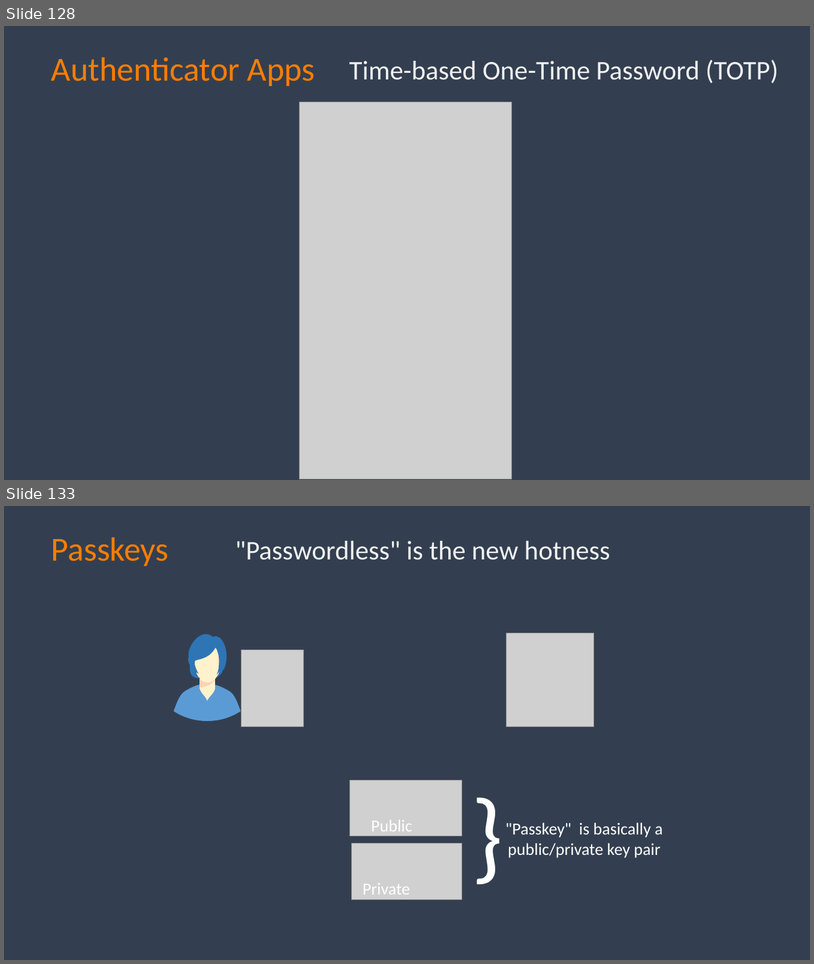
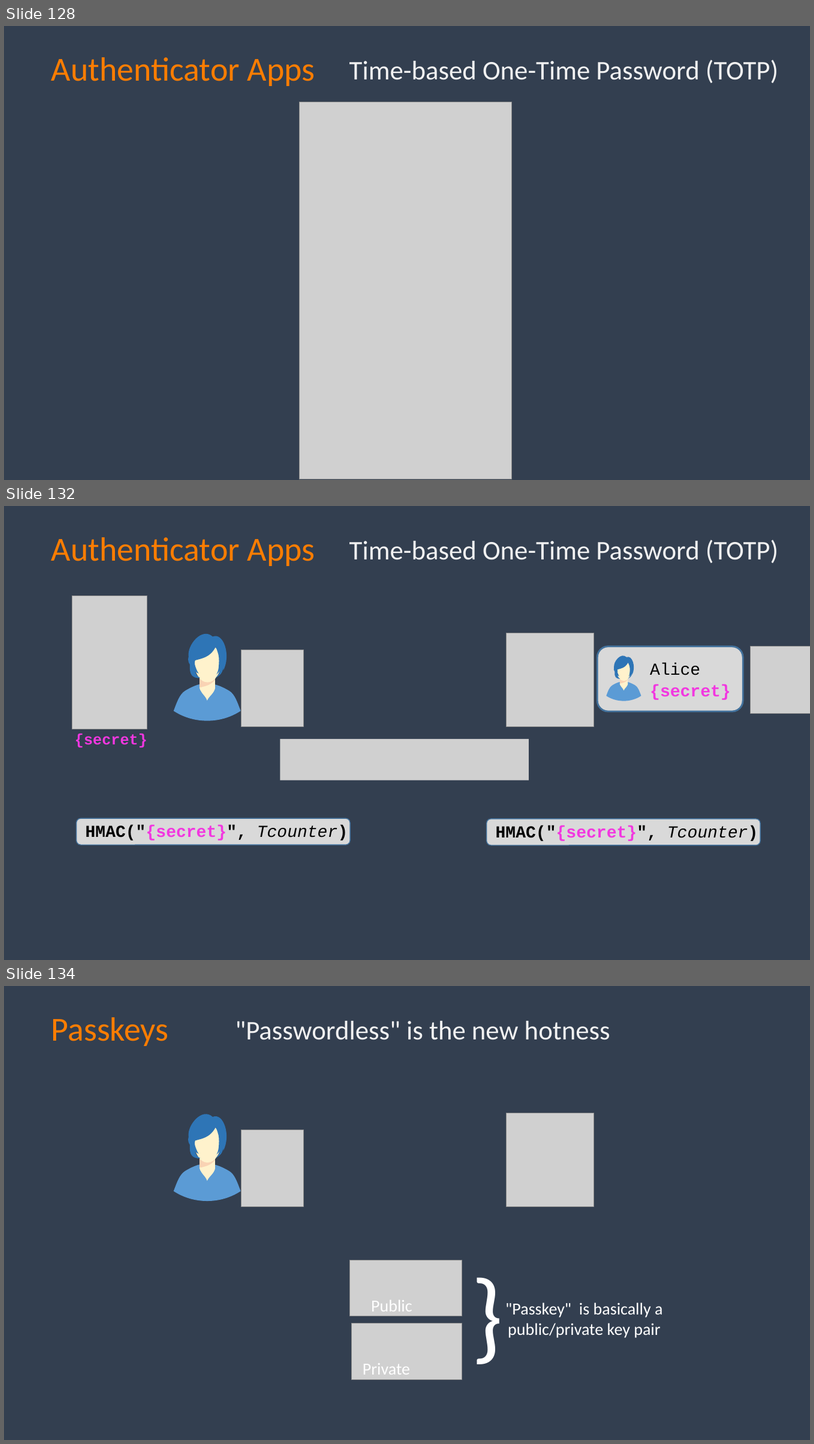
Before and after one commit to spetryjohnson/talk-PracticalAuthForDevs, a slide deck: Practical Auth for Devs - Beer City Code 2024.pptx. Shown one above the other, each under a label of ours: slides 128 and 133 before the commit, slides 128, 132 and 134 after it; the slides between them are not shown. The pictures are 814x964 and 814x1444 pixels, drawn with LibreOffice and Linux fonts; fonts in the diff are those of the drawing; grey boxes stand for pictures; background and template pictures are left out. Boxes give left, top, right and bottom in pixels: in the first picture for what was removed or moved away, otherwise in the second. Text is boxed around its words. In the diff, an @@ line names an element or a change of style, - is before the commit and + after.

Commit message:
Updated TOTP section

```diff
--- a/Practical Auth for Devs - Beer City Code 2024.pptx
+++ b/Practical Auth for Devs - Beer City Code 2024.pptx
@@ slide 132 added at [4,506,810,960], background #333F50 @@
@@ text added at [51,537,315,566], 40 pt, text #FD7D00 @@
+Authenticator Apps
@@ text added at [350,540,779,563], 32 pt, text #F2F2F2 @@
+Time-based One-Time Password (TOTP)
@@ picture added at [72,595,147,729] @@
@@ group added at [174,634,241,721]: 6 freeform shapes @@
@@ picture added at [241,649,303,726] @@
@@ picture added at [507,633,594,727] @@
@@ rounded rectangle added at [597,646,743,711], fill #D9D9D9, outline #43739E 2 pt @@
@@ picture added at [751,646,810,714] @@
@@ group added at [606,655,642,701]: 6 freeform shapes @@
@@ text added at [650,663,701,675], 20 pt, text #000000 @@
+Alice
@@ text added at [650,684,731,700], 20 pt, text #F237E0, bold @@
+{secret}
@@ text added at [75,733,147,748], 18 pt, text #F237E0, bold @@
+{secret}
@@ picture added at [281,739,529,780] @@
@@ rounded rectangle added at [77,818,351,845], fill #D9D9D9, outline #43739E 1 pt @@
@@ text added at [86,825,348,840], 20 pt, text #000000, bold @@
+HMAC("{secret}", Tcounter)
@@ rounded rectangle added at [487,819,761,846], fill #D9D9D9, outline #43739E 1 pt @@
@@ text added at [496,825,759,841], 20 pt, text #000000, bold @@
+HMAC("{secret}", Tcounter)
@@ what was slide 133 is now slide 134 @@
```
Also in this commit, not shown: 4 slides changed.
